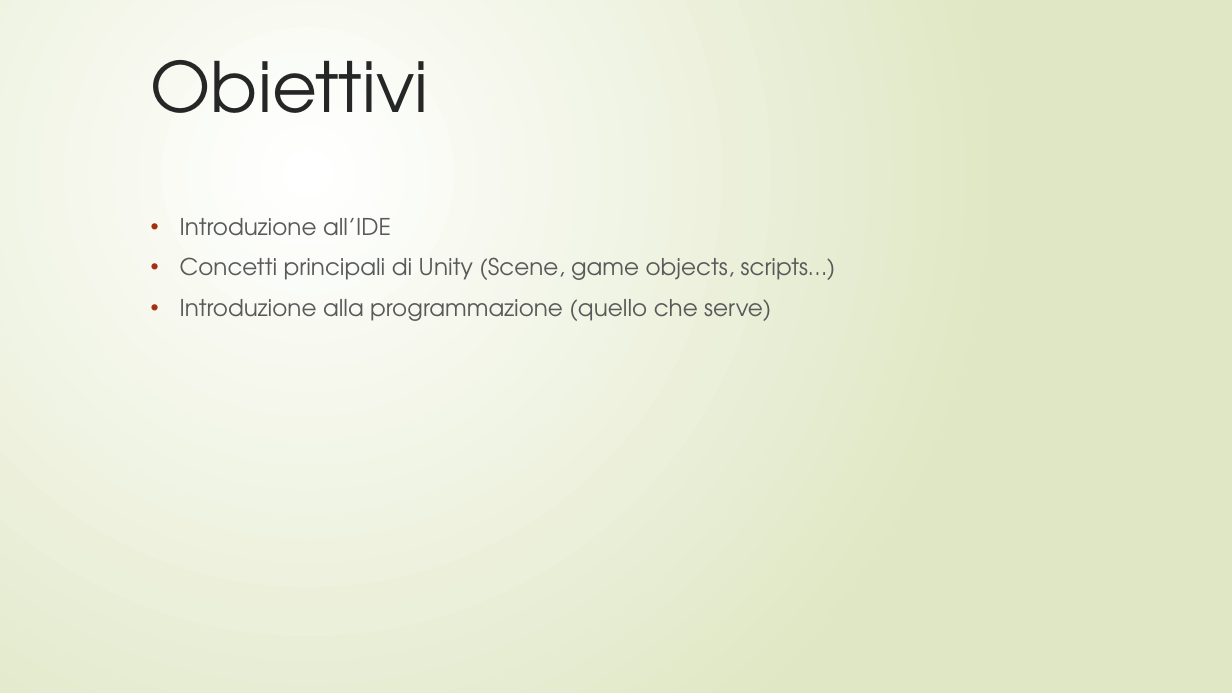
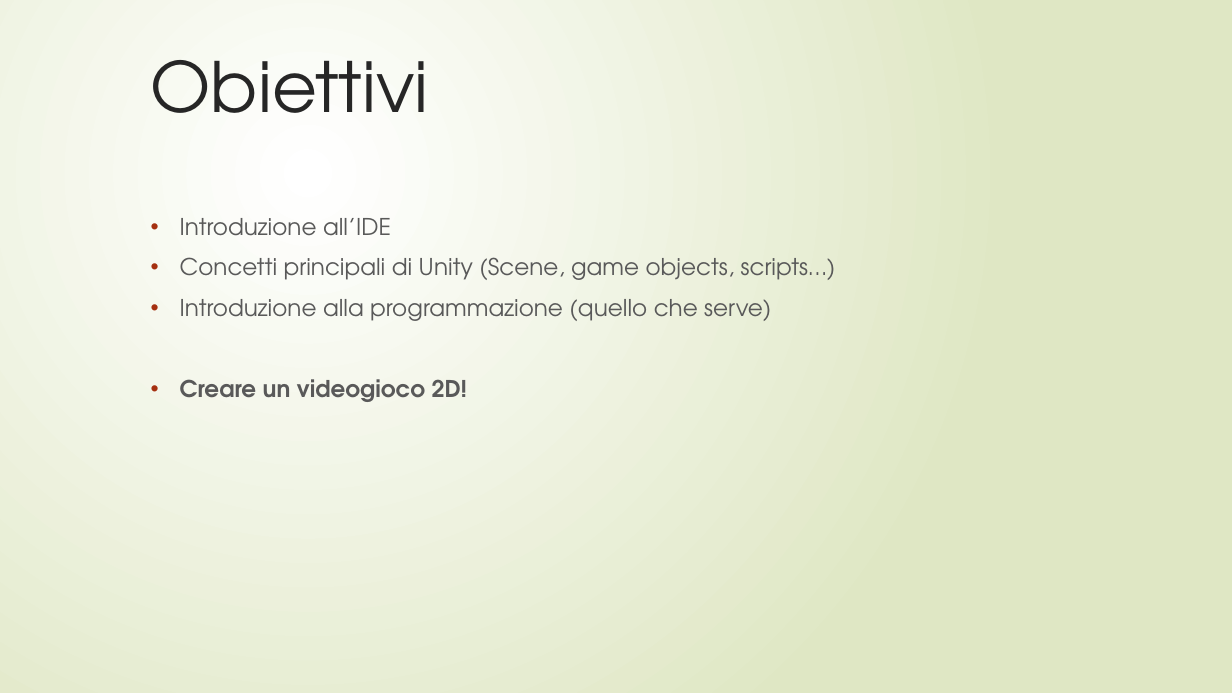
Before and after one commit to Looooord/Corso-Unity, a slide deck: slide 2 of Crea il tuo videogioco.pptx. Drawn at 1232x693 pixels with LibreOffice and Linux fonts; fonts in the diff are those of the drawing. Boxes give left, top, right and bottom in pixels: in the first picture for what was removed or moved away, otherwise in the second. Text is boxed around its words. In the diff, an @@ line names an element or a change of style, - is before the commit and + after.

```diff
--- a/Crea il tuo videogioco.pptx
+++ b/Crea il tuo videogioco.pptx
@@ subtitle at bbox=[180, 379, 468, 402]: paragraph added @@
+• Creare un videogioco 2D!
```
Also in this commit, not shown: 4 other slides changed, 2 slides added, 31 other files.
